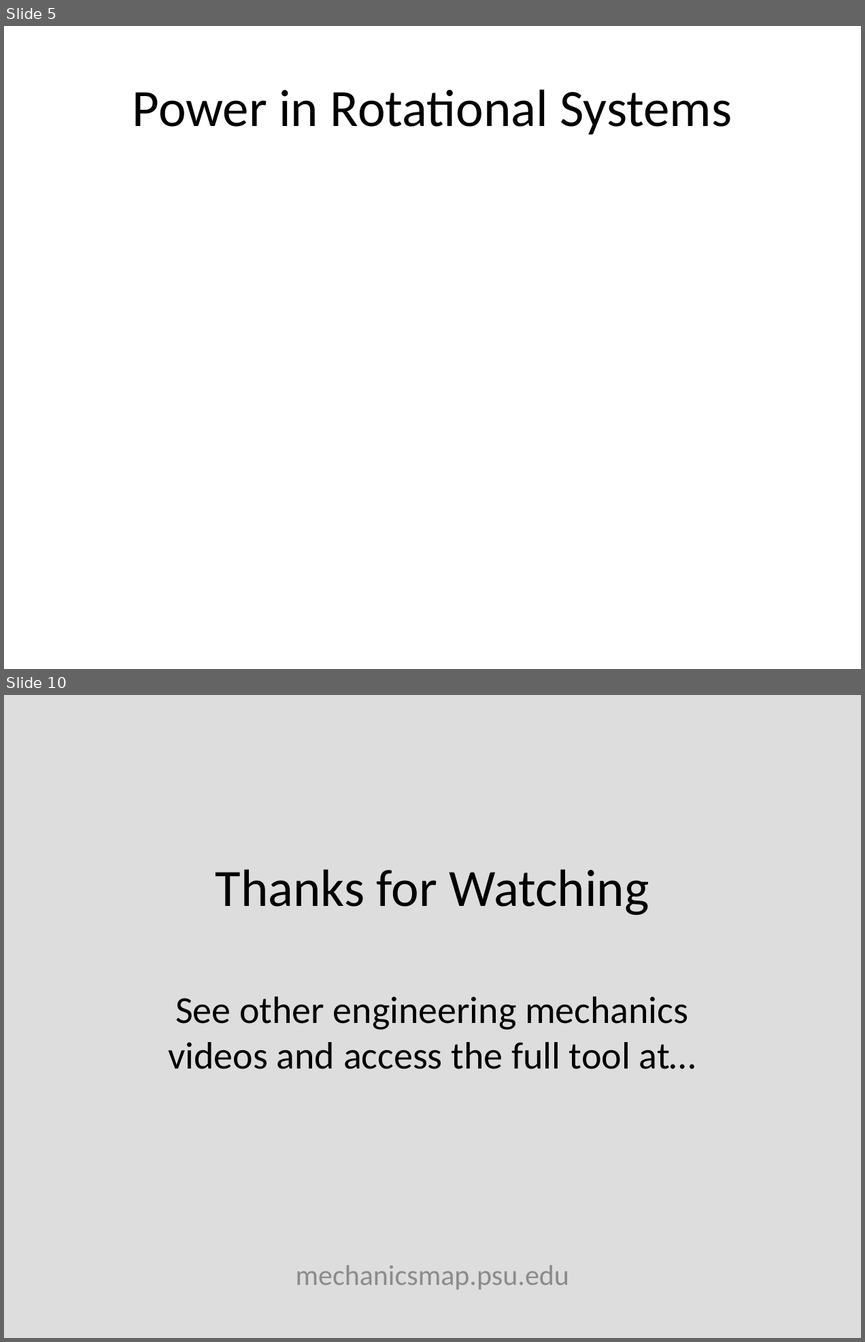
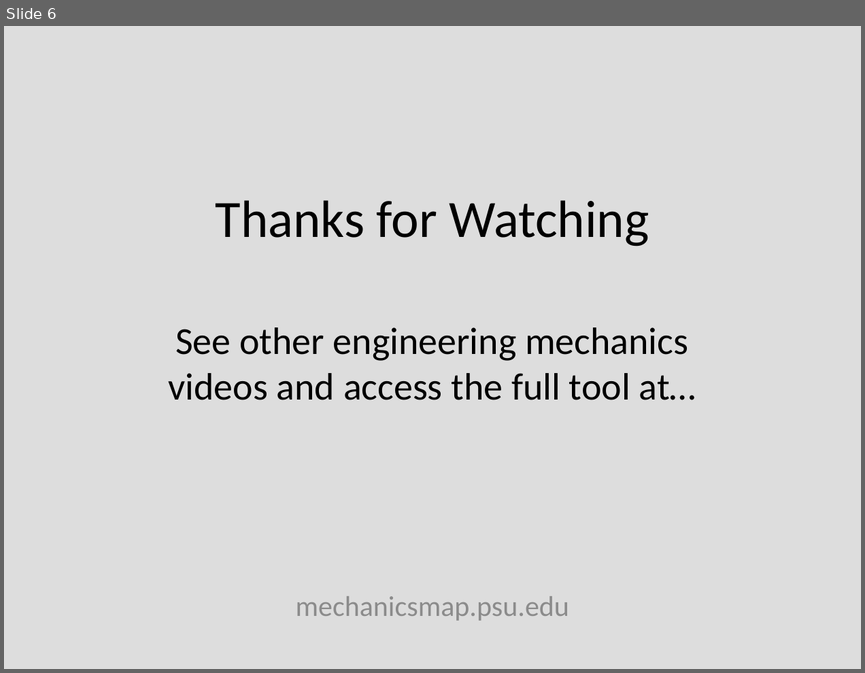
Before and after one commit to JacobMoore/mechanics_textbook, a slide deck: Lecture Slides/VideoLectureSlides/14.4.pptx. Shown one above the other, each under a label of ours: slides 5 and 10 before the commit, slide 6 after it; the slides between them are not shown. The pictures are 865x1342 and 865x673 pixels, drawn with LibreOffice and Linux fonts; fonts in the diff are those of the drawing; grey boxes stand for pictures; background and template pictures are left out. Boxes give left, top, right and bottom in pixels: in the first picture for what was removed or moved away, otherwise in the second. Text is boxed around its words. In the diff, an @@ line names an element or a change of style, - is before the commit and + after.

```diff
--- a/Lecture Slides/VideoLectureSlides/14.4.pptx
+++ b/Lecture Slides/VideoLectureSlides/14.4.pptx
@@ slide 5 removed at box(4, 26, 861, 669), background #FFFFFF @@
@@ title removed at box(133, 89, 732, 135) @@
-Power in Rotational Systems
@@ what was slide 10 is now slide 6 @@
```
Also in this commit, not shown: 1 slide changed, 6 slides added, 10 other slides removed, 37 other files.
